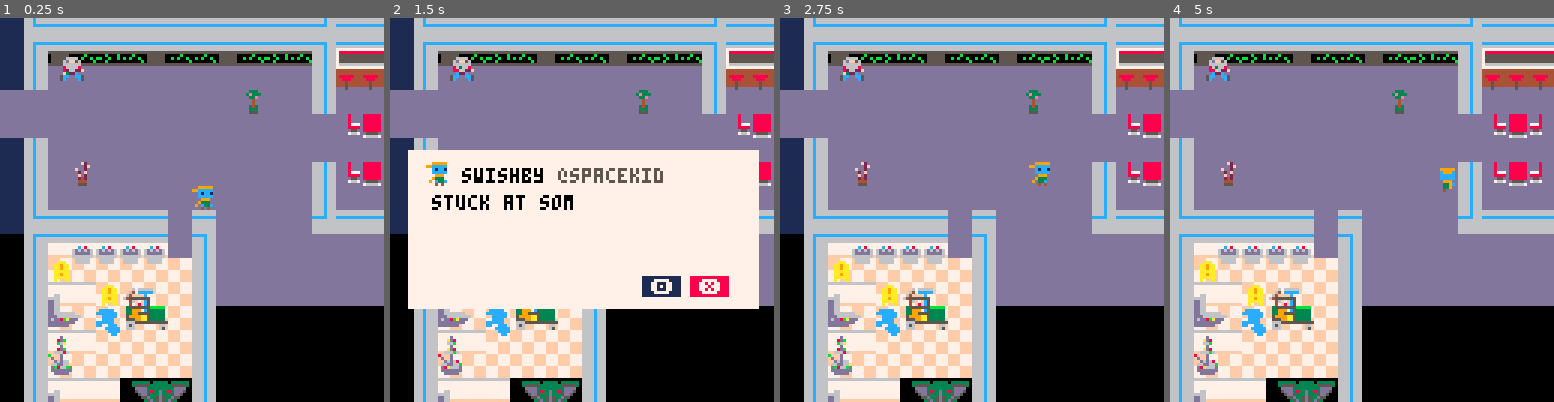
Above: before the commit, frames 1-4 (left to right).
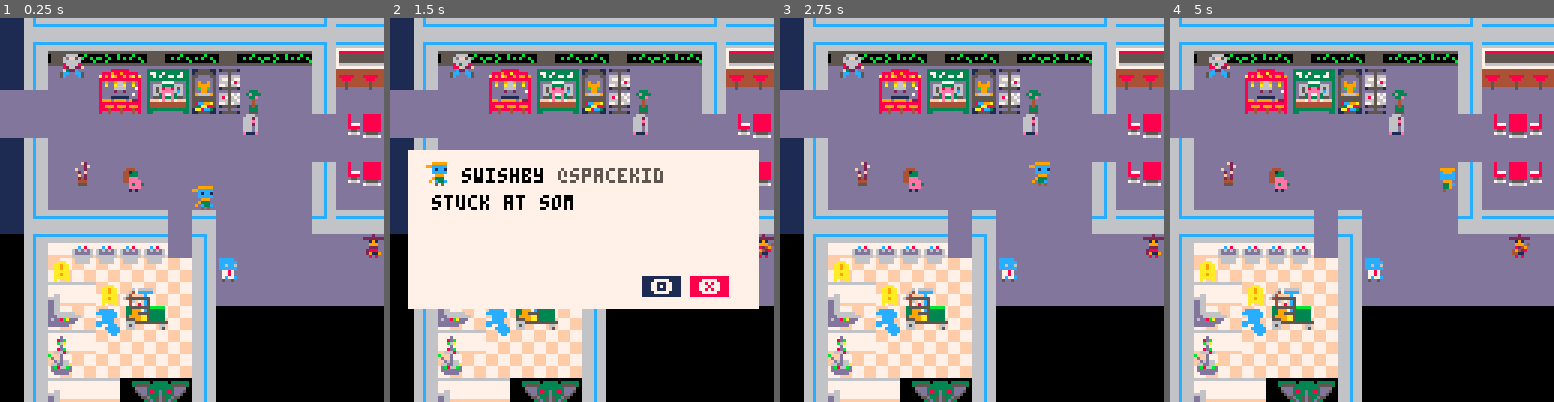
Above: after the commit, the same moments.

Repository: The-Cunning-Folk/verified
Game: PICO-8 cartridge verified.p8
The game is run twice, just before and just after one commit, with the same random seed, the same clock (stepped at 60 frames per second) and the same inputs.
Inputs:
- Up to frame 1 (0.25 s): no input
- Up to frame 2 (1.5 s): tap X (X key) at 0.33, 1.07 s; tap O (Z key) at 0.7 s
- Up to frame 3 (2.75 s): hold Right 1.6-2.1 s; tap O (Z key) at 1.7, 2.1, 2.5 s; tap X (X key) at 1.85 s; hold Up 2.15-2.42 s; hold Right from 2.47 s (still down)
- Up to frame 4 (5 s): tap O (Z key) every 0.4 s from 2.9 to 4.9 s; tap X (X key) at 2.97, 4.08 s; release Right at 3.03 s; hold Left 3.08-3.58 s; hold Down 3.63-3.97 s; hold Right 4.02-4.68 s; hold Up from 4.73 s (still down)

The runs differ from the first frame. In frame 1, 4.2% of the frame differs, in the area x 15-100%, y 9-69%; in frame 2, 3.8%; in frame 3, 4.2%; in frame 4, 4.3%, in the area x 6-94%, y 9-92%.

Commit message:
added sprites

Diff:
--- a/verified.p8
+++ b/verified.p8
@@ -302,7 +302,23 @@
  npcs = {}
  bubbles = {}
  exclams = {}
-	npcs[1] = newentity(20,13,13)
+	npcs[1] = newentity(20,12,13)
+	npcs[2] = newentity(32,24,38)
+ npcs[3] = newentity(40,24,39)
+ npcs[4] = newentity(32,16,22)
+ npcs[5] = newentity(40,16,23)
+ npcs[6] = newentity(48,24,147)
+ npcs[7] = newentity(56,24,148)
+ npcs[8] = newentity(48,16,131)
+ npcs[9] = newentity(56,16,132)
+ npcs[10] = newentity(64,24,149)
+ npcs[11] = newentity(72,24,150)
+ npcs[12] = newentity(64,16,133)
+ npcs[13] = newentity(72,16,134)
+ npcs[14] = newentity(80,32,6)
+ npcs[15] = newentity(40,50,8)
+ npcs[16] = newentity(120,72,11)
+ npcs[17] = newentity(72,80,4)
 
  tweeting = false
  inittweets()
@@ -360,17 +376,6 @@
 
 	end
 
-	for i=1,32 do
-		for j=1,32 do
-			s = mget(i,j)
-			if fget(s,7) then
-				mset(i,j,s-1)
-			elseif fget(s,6) then
-				mset(i,j,s+1)
-			end
-
-		end
-	end
 	end
 
 	--interaction
@@ -475,55 +480,22 @@
 
 end
 
-function partition(array, left, right, pivotindex,f)
-	local pivotvalue = array[pivotindex]
-	array[pivotindex], array[right] = array[right], array[pivotindex]
-
-	local storeindex = left
-
-	for i =  left, right-1 do
-    	if f(array[i],pivotvalue) then
-	        array[i], array[storeindex] = array[storeindex], array[i]
-	        storeindex = storeindex + 1
-		end
-		array[storeindex], array[right] = array[right], array[storeindex]
-	end
-
-   return storeindex
-end
-
-function quicksort(array, left, right,f)
-	if right > left then
-	    local pivotnewindex = partition(array, left, right, left,f)
-	    quicksort(array, left, pivotnewindex - 1)
-	    quicksort(array, pivotnewindex + 1, right)
-	end
-end
-
-function yind(a,b)
-	return a.y > b.y
-end
-
 function _draw()
 		cls()
 		map(0,0,0,0,32,32)
-		quicksort(npcs,1,#npcs,yind)
 		local l = -1
-		for i in pairs(npcs) do
+		for i=1,#npcs do
 			local s = npcs[i]
 			if s.y < p.y then
 				spr(s.sprite,s.x,s.y)
-			else
-				l = i
-				break
 			end
 		end
   spr(p.sprite, p.x, p.y)
-  if l > 0 then
-		for i=l,#npcs do
+		for i=1,#npcs do
 			local s = npcs[i]
-			spr(s.sprite,s.x,s.y)
-		end
+			if s.y >= p.y then
+				spr(s.sprite,s.x,s.y)
+			end
 		end
 		for c=1,#bubbles do
 			local b = bubbles[c]
